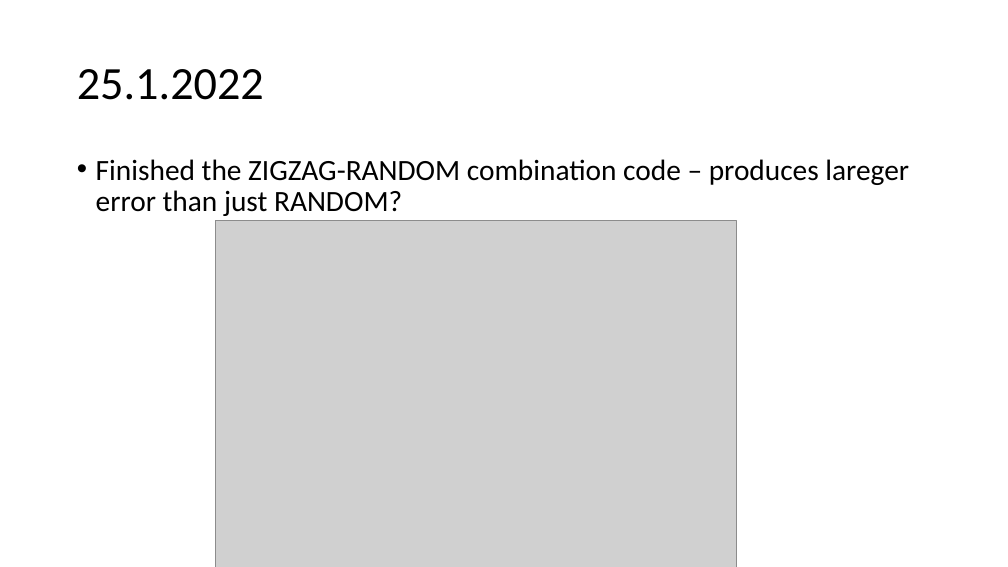
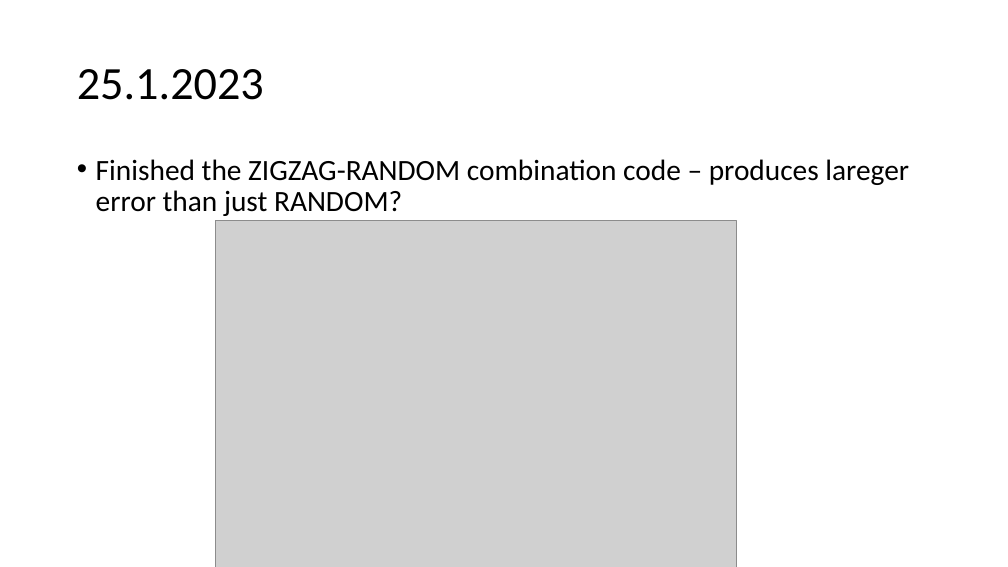
Before and after one commit to urhtrinko/DroneRadioactivity_student_job, a slide deck: slide 59 of reports/work_diary.pptx. Drawn at 1008x567 pixels with LibreOffice and Linux fonts; fonts in the diff are those of the drawing; grey boxes stand for pictures. Boxes give left, top, right and bottom in pixels: in the first picture for what was removed or moved away, otherwise in the second. Text is boxed around its words. In the diff, an @@ line names an element or a change of style, - is before the commit and + after.

```diff
--- a/reports/work_diary.pptx
+++ b/reports/work_diary.pptx
@@ title at bbox=[77, 69, 264, 100]: text changed @@
-25.1.2022
+25.1.2023
```
Also in this commit, not shown: 1 other slide changed, 2 slides added.
